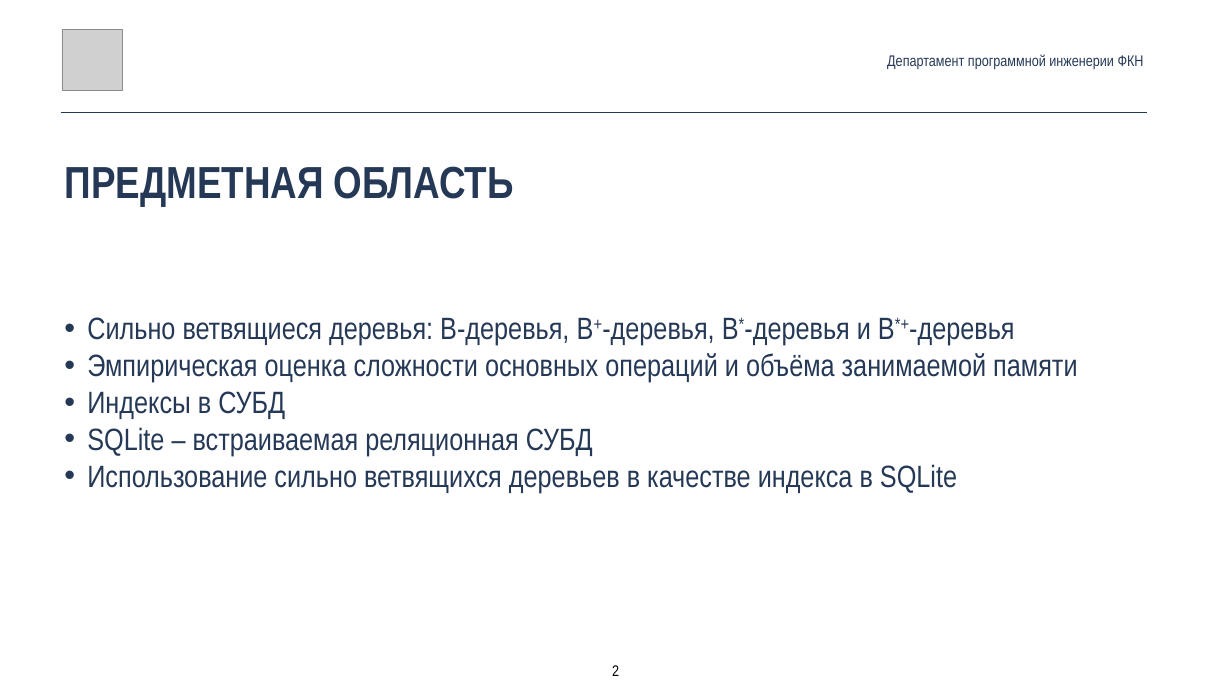
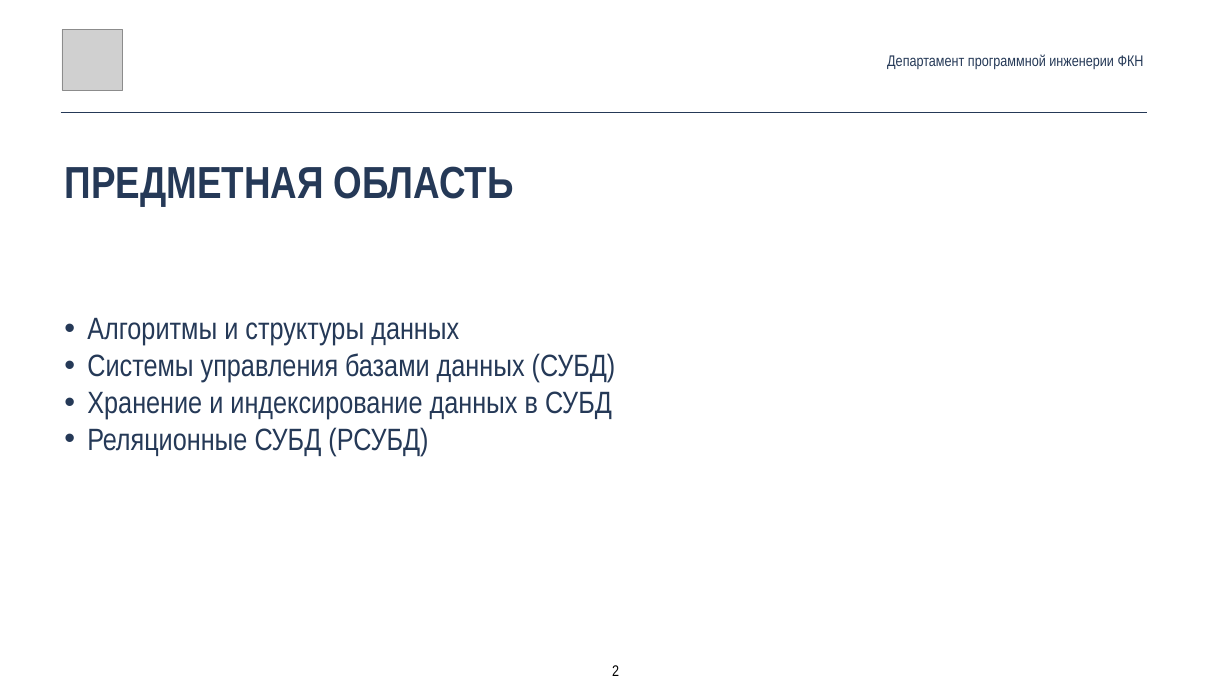
Before and after one commit to Glost/btrees_2019, a slide deck: slide 2 of root/docs/slides/Ригин_ВКР_Защита.pptx. Drawn at 1232x693 pixels with LibreOffice and Linux fonts; fonts in the diff are those of the drawing; grey boxes stand for pictures. Boxes give left, top, right and bottom in pixels: in the first picture for what was removed or moved away, otherwise in the second. Text is boxed around its words. In the diff, an @@ line names an element or a change of style, - is before the commit and + after.

```diff
--- a/root/docs/slides/Ригин_ВКР_Защита.pptx
+++ b/root/docs/slides/Ригин_ВКР_Защита.pptx
@@ text at box(87, 317, 616, 456): text changed @@
-• Сильно ветвящиеся деревья: B-деревья, B+-деревья, B*-деревья и B*+-деревья
-• Эмпирическая оценка сложности основных операций и объёма занимаемой памяти
-• Индексы в СУБД
-• SQLite – встраиваемая реляционная СУБД
-• Использование сильно ветвящихся деревьев в качестве индекса в SQLite
+• Алгоритмы и структуры данных
+• Системы управления базами данных (СУБД)
+• Хранение и индексирование данных в СУБД
+• Реляционные СУБД (РСУБД)
```
Also in this commit, not shown: 5 other slides changed, 3 other files.
